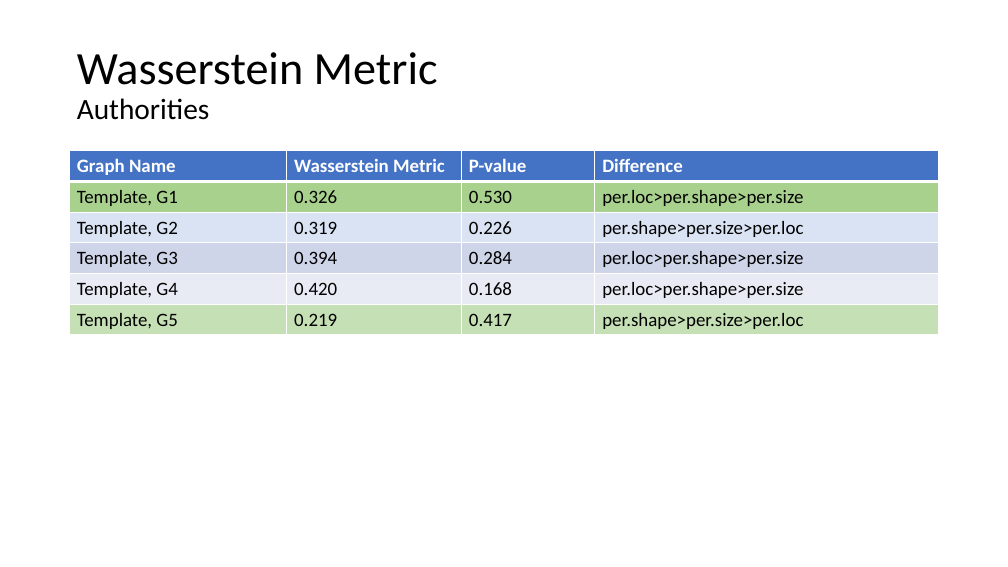
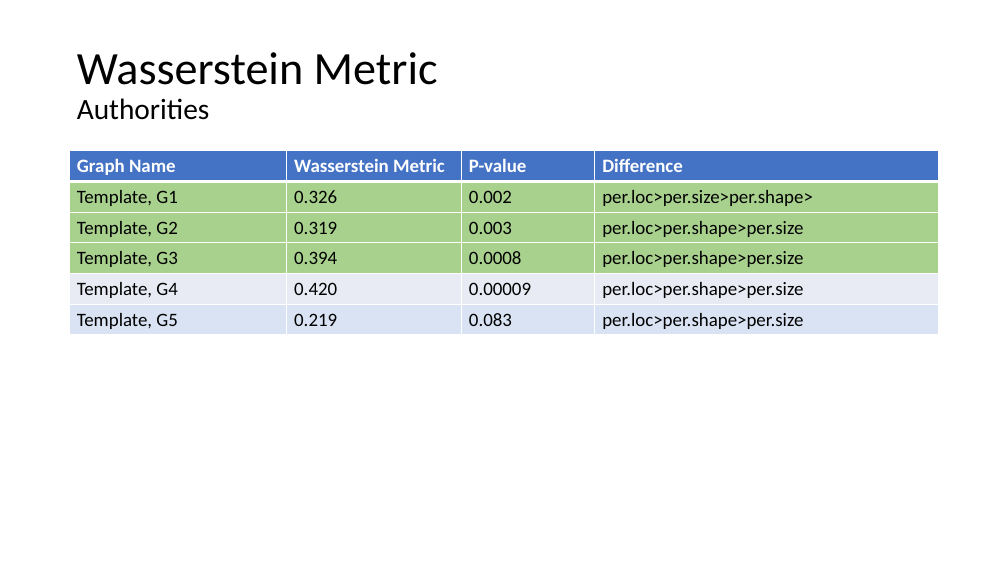
Before and after one commit to AtrayeeNeog/Visualization_2019-20, a slide deck: slide 61 of Documentation/Presentation/Project_Presentation_v2.pptx. Drawn at 1008x567 pixels with LibreOffice and Linux fonts; fonts in the diff are those of the drawing. Boxes give left, top, right and bottom in pixels: in the first picture for what was removed or moved away, otherwise in the second. Text is boxed around its words. In the diff, an @@ line names an element or a change of style, - is before the commit and + after.

```diff
--- a/Documentation/Presentation/Project_Presentation_v2.pptx
+++ b/Documentation/Presentation/Project_Presentation_v2.pptx
@@ table at [70, 151, 939, 335] @@
-row 2, column 3: 0.530
+row 2, column 3: 0.002
-row 2, column 4: per.loc>per.shape>per.size
+row 2, column 4: per.loc>per.size>per.shape>
-row 3, column 3: 0.226
+row 3, column 3: 0.003
-row 3, column 4: per.shape>per.size>per.loc
+row 3, column 4: per.loc>per.shape>per.size
-row 4, column 3: 0.284
+row 4, column 3: 0.0008
-row 5, column 3: 0.168
+row 5, column 3: 0.00009
-row 6, column 3: 0.417
+row 6, column 3: 0.083
-row 6, column 4: per.shape>per.size>per.loc
+row 6, column 4: per.loc>per.shape>per.size
@@ fill #DAE3F3 to #A9D18E in row 3 @@
@@ fill #CFD5EA to #A9D18E in row 4 @@
@@ fill #C5E0B4 to #DAE3F3 in row 6 @@
```
Also in this commit, not shown: 18 slides added, 2 other files.
